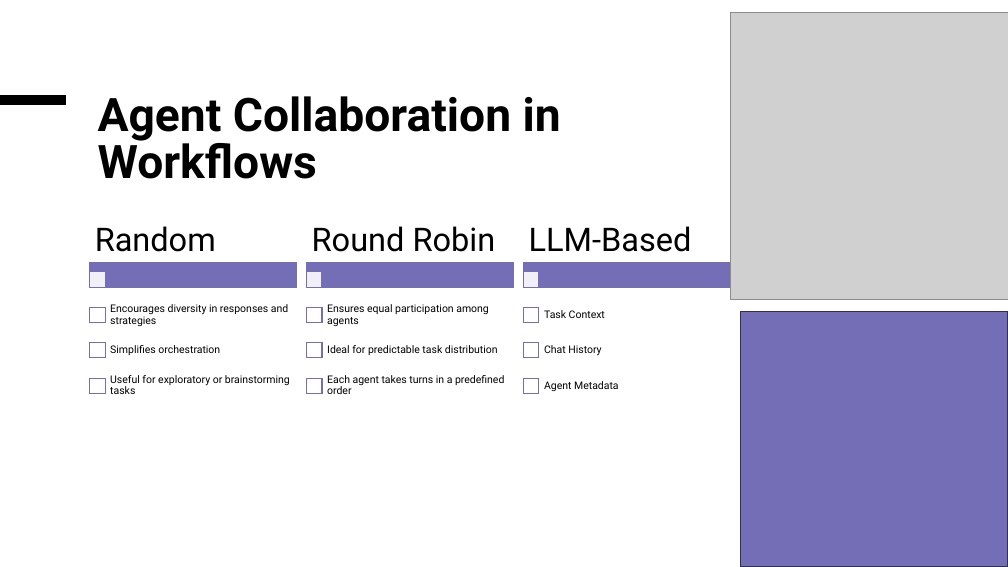
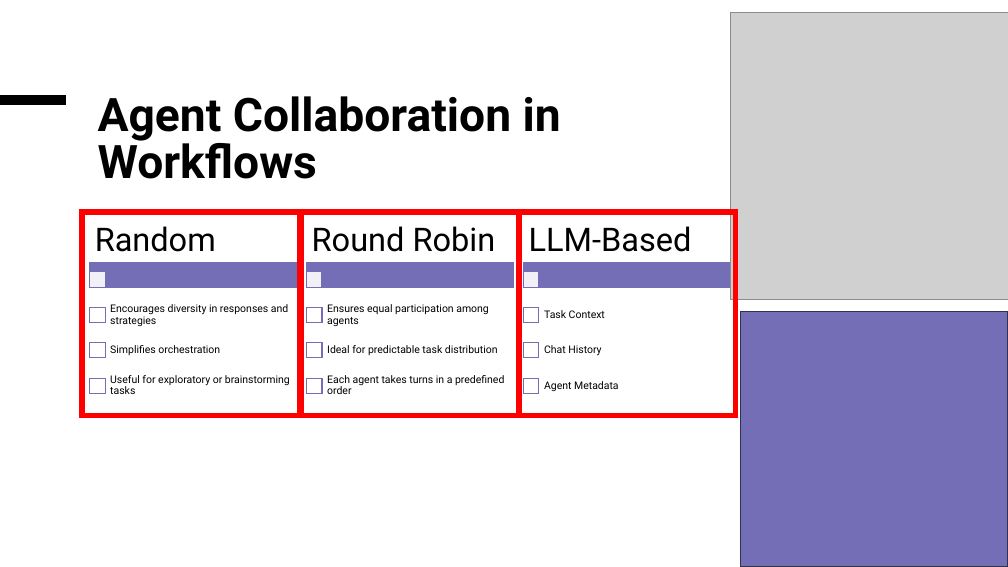
Before and after one commit to willvelida/learn-dapr-agents, a slide deck: slide 5 of slide-decks/agentic-workflows-in-dapr-agents.pptx (slide 6 before the commit). Drawn at 1008x567 pixels with LibreOffice and Linux fonts; fonts in the diff are those of the drawing; grey boxes stand for pictures. Boxes give left, top, right and bottom in pixels: in the first picture for what was removed or moved away, otherwise in the second. Text is boxed around its words. In the diff, an @@ line names an element or a change of style, - is before the commit and + after.

```diff
--- a/slide-decks/agentic-workflows-in-dapr-agents.pptx
+++ b/slide-decks/agentic-workflows-in-dapr-agents.pptx
@@ rectangle added at (x1=82, y1=212, x2=302, y2=415), outline #FF0000 5 pt @@
@@ rectangle added at (x1=299, y1=212, x2=519, y2=415), outline #FF0000 5 pt @@
@@ rectangle added at (x1=519, y1=212, x2=736, y2=415), outline #FF0000 5 pt @@
```
Also in this commit, not shown: 1 other slide changed, 1 slide removed, 10 other files.
